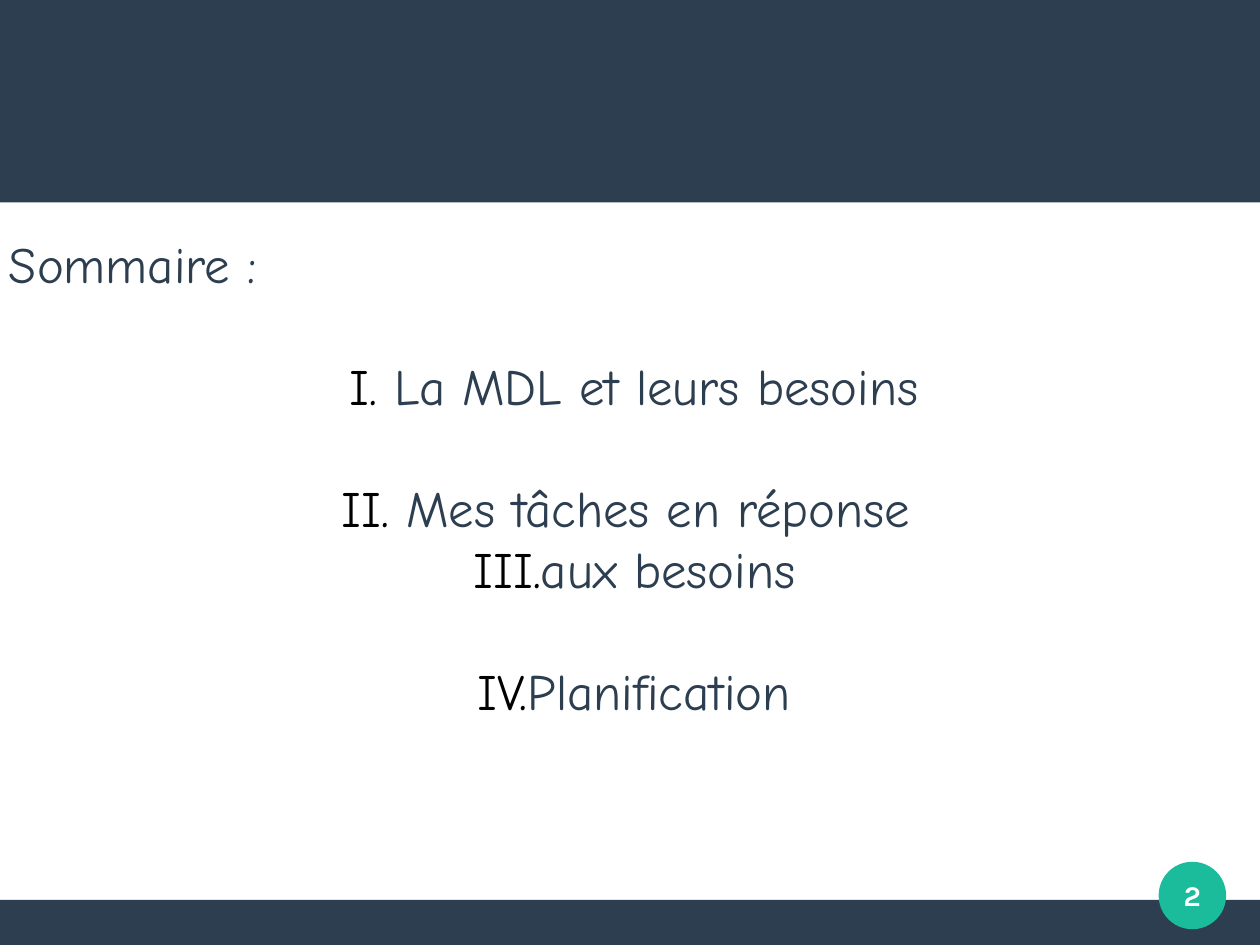
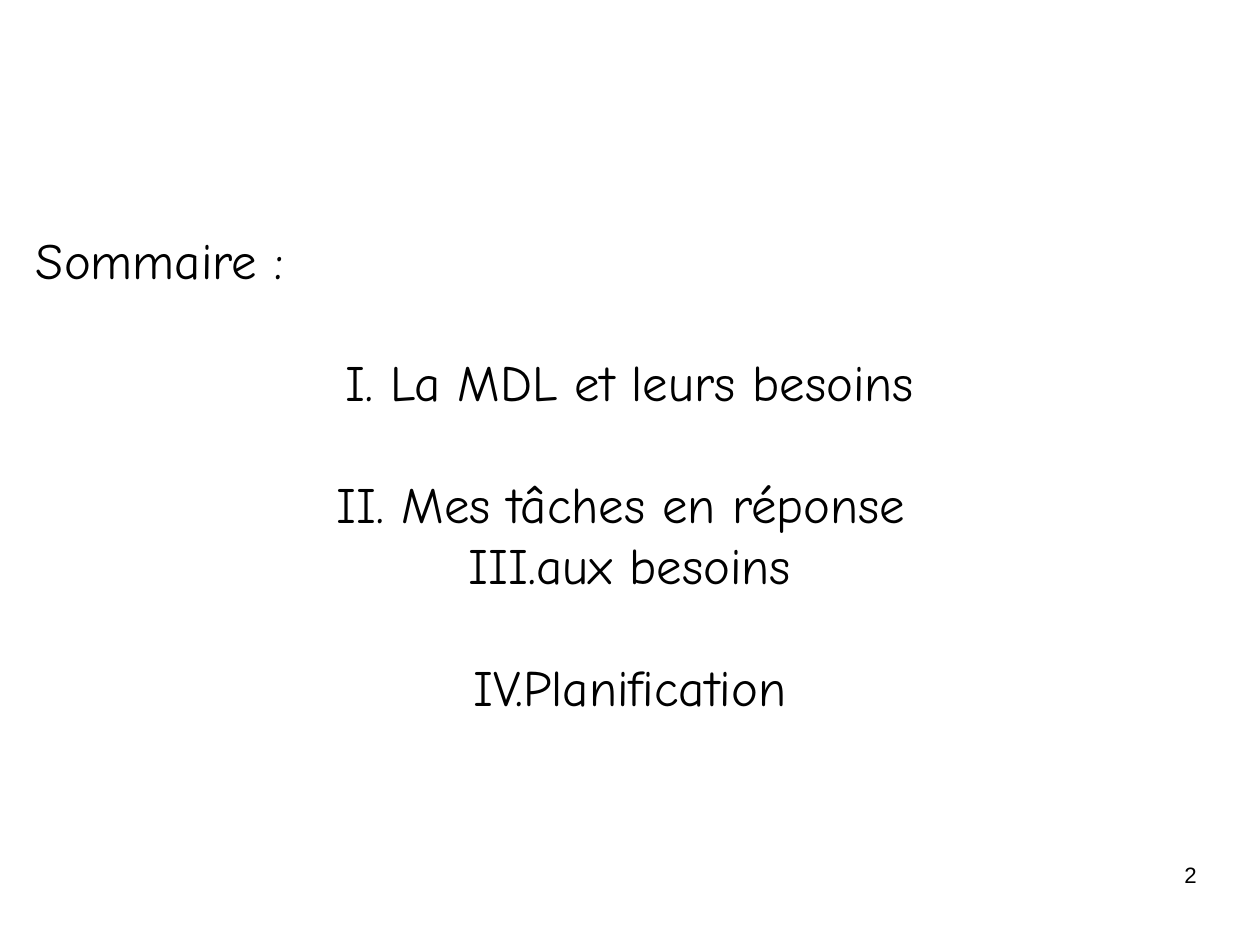
Before and after one commit to PinaudLucas/Projet, a slide deck: slide 2 of Lucas/Revue_1.odp. Drawn at 1260x945 pixels with LibreOffice and Linux fonts; fonts in the diff are those of the drawing; background and template pictures are left out. Boxes give left, top, right and bottom in pixels: in the first picture for what was removed or moved away, otherwise in the second. Text is boxed around its words. In the diff, an @@ line names an element or a change of style, - is before the commit and + after.

```diff
--- a/Lucas/Revue_1.odp
+++ b/Lucas/Revue_1.odp
@@ rectangle removed at (0, 0, 1260, 202) @@
@@ subtitle "Sommaire :": place and size @@
-subtitle "Sommaire :" at (9, 248, 918, 711)
+subtitle "Sommaire :" at (36, 244, 914, 707)
@@ subtitle "Sommaire :" at (36, 244, 914, 707): text colour #2C3E50 to #000000 @@
@@ page number: place and size @@
-page number at (1184, 887, 1201, 906)
+page number at (1184, 867, 1196, 883)
@@ page number at (1184, 867, 1196, 883): size 18 to 14 pt, font Karla to Arial, text colour #FFFFFF to #000000, bold off; alignment centre to right; vertical alignment middle to top @@
@@ ellipse removed at (1159, 862, 1227, 930) @@
@@ rectangle removed at (0, 900, 1260, 944) @@
```
Also in this commit, not shown: 5 other slides changed, 1 slide added, 3 other files.
